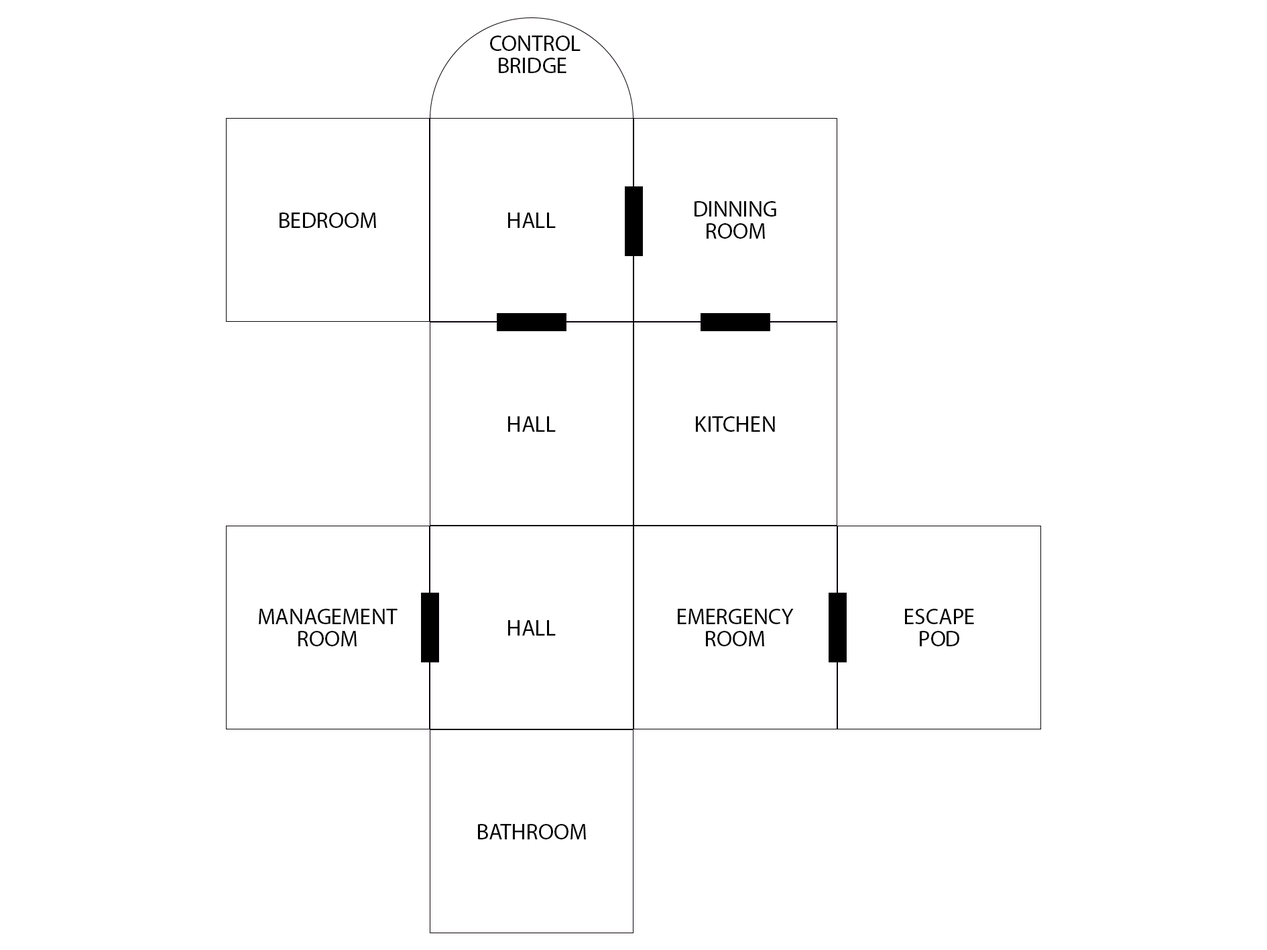
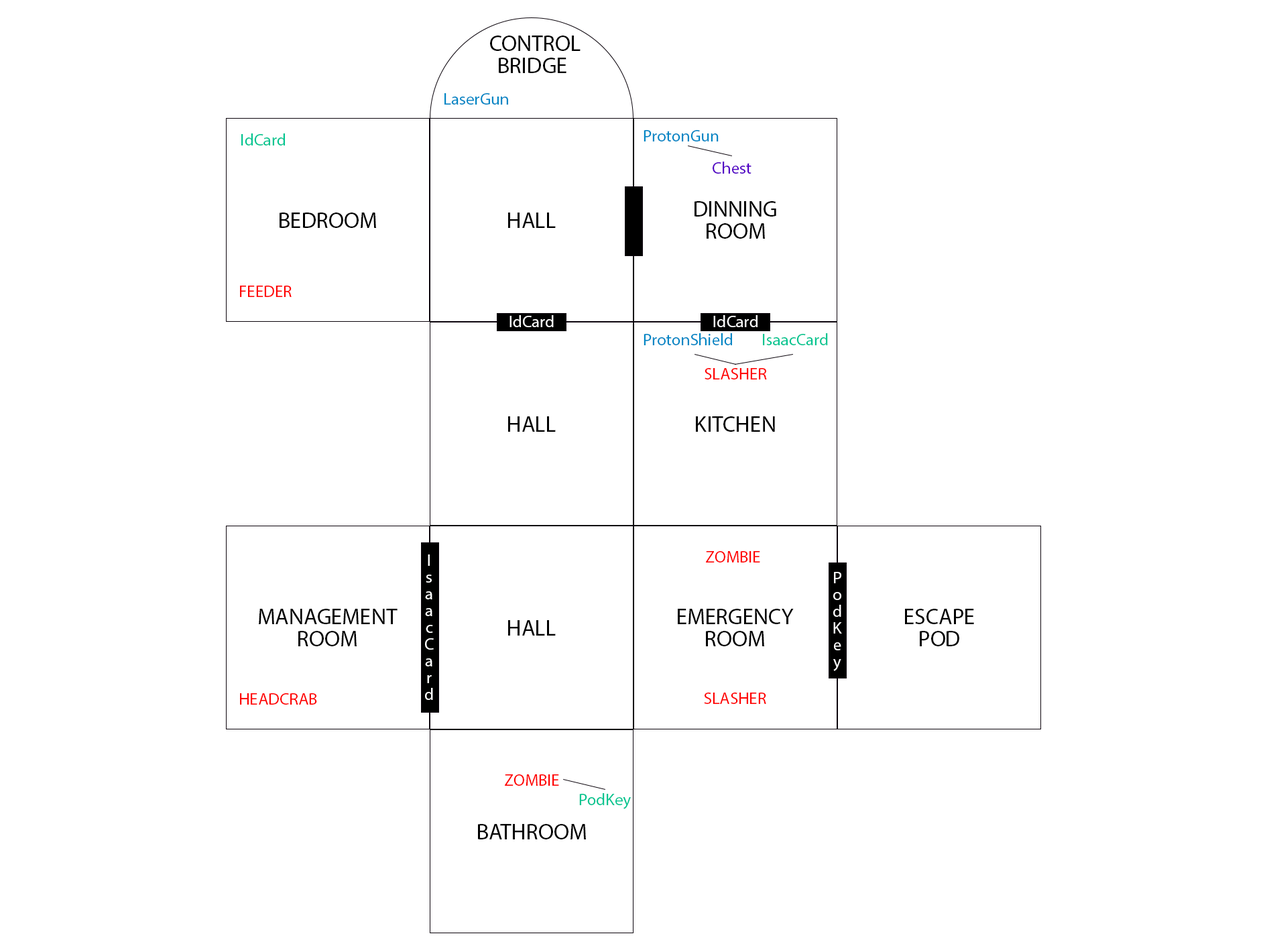
Two versions of the same layered image (1267 x 950). Layer-by-layer changes:
showed group "Hints" (24 layers) over (x1=239, y1=93, x2=847, y2=810)
